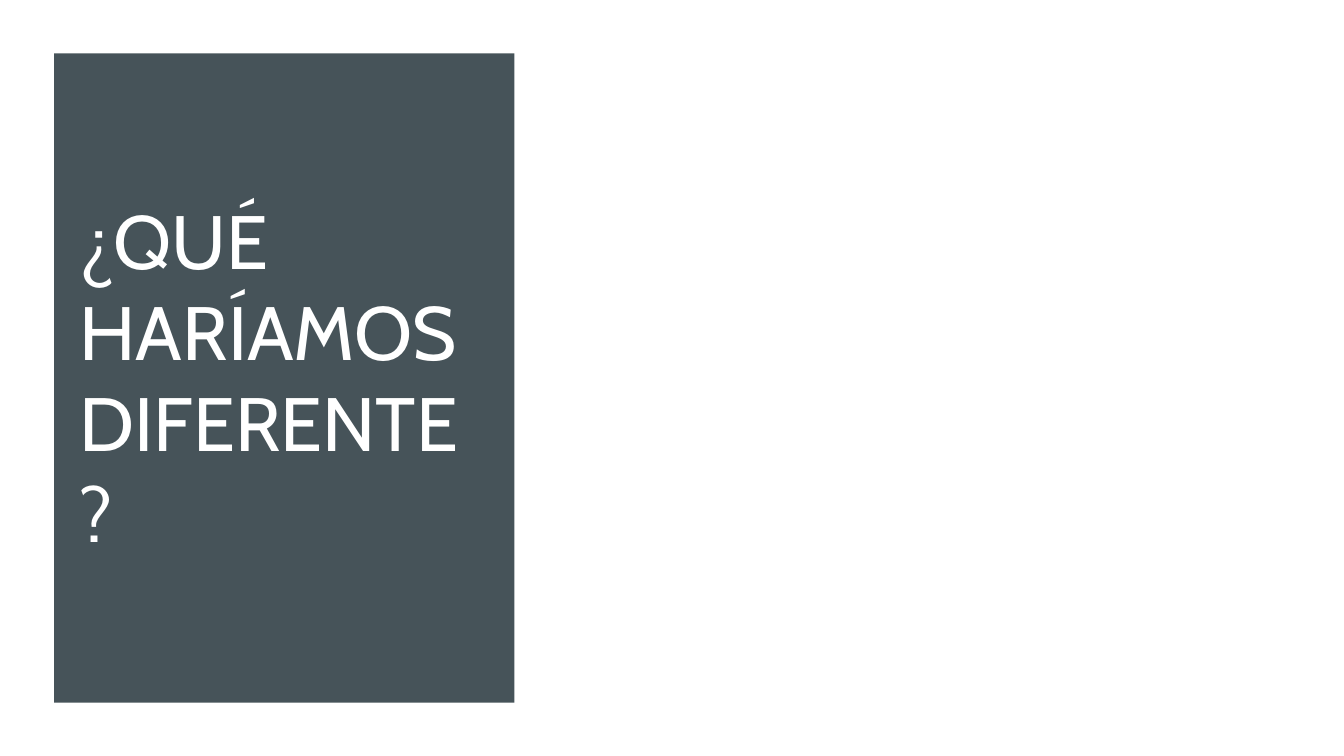
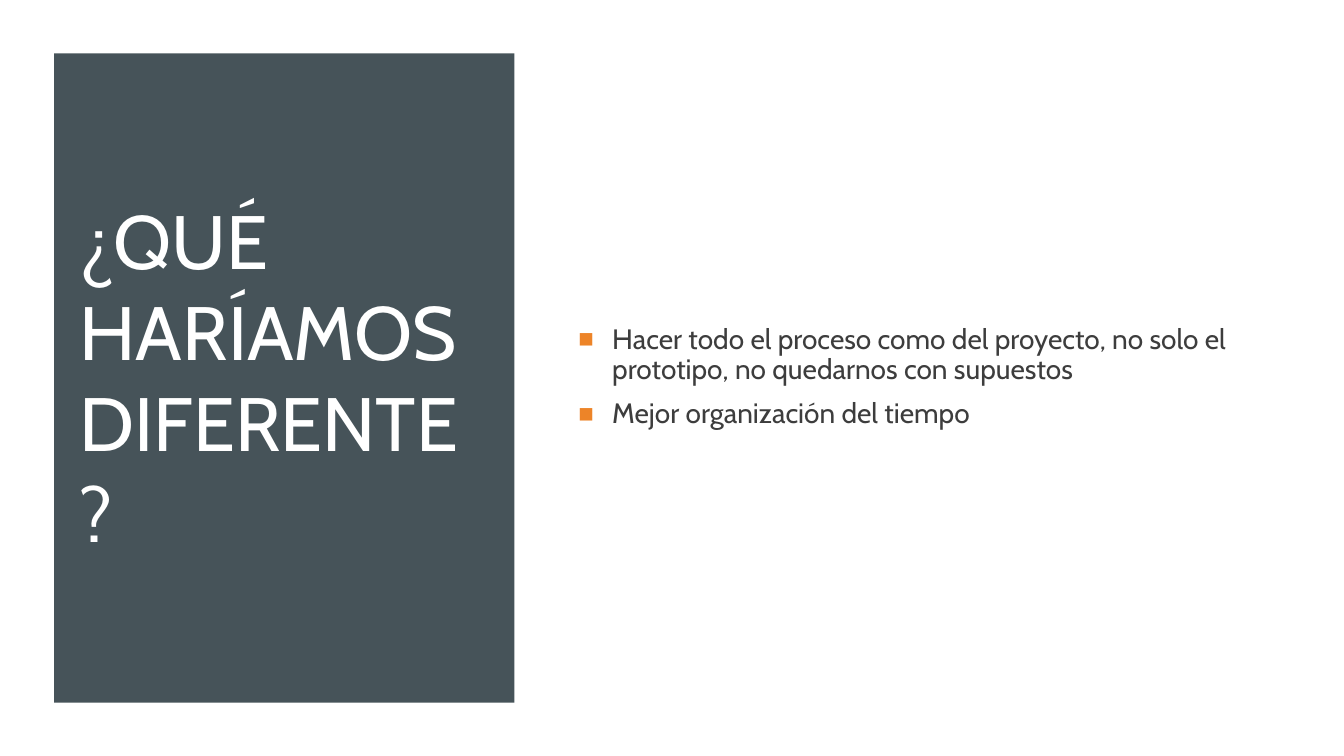
Before and after one commit to Ingenieria-de-Software-2021-ITAM/ProyectoFinal404, a slide deck: slide 5 of Presentacion.pptx. Drawn at 1344x756 pixels with LibreOffice and Linux fonts; fonts in the diff are those of the drawing. Boxes give left, top, right and bottom in pixels: in the first picture for what was removed or moved away, otherwise in the second. Text is boxed around its words. In the diff, an @@ line names an element or a change of style, - is before the commit and + after.

Commit message:
presentación parte Pau

```diff
--- a/Presentacion.pptx
+++ b/Presentacion.pptx
@@ text added at [612,328,1226,430], 20 pt, text #3D3D3D @@
+■ Hacer todo el proceso como del proyecto, no solo el prototipo, no quedarnos con supuestos
+■ Mejor organización del tiempo
```
